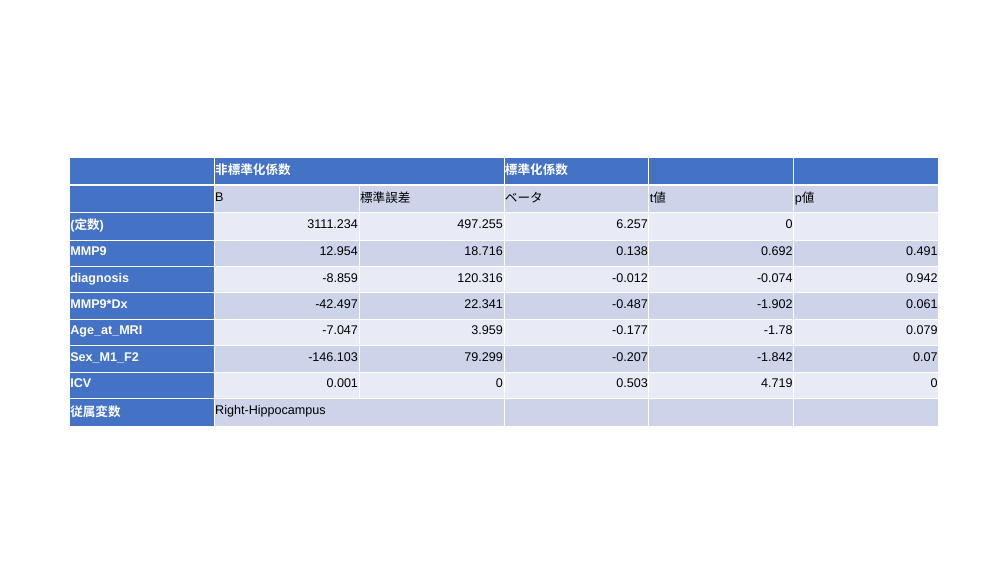
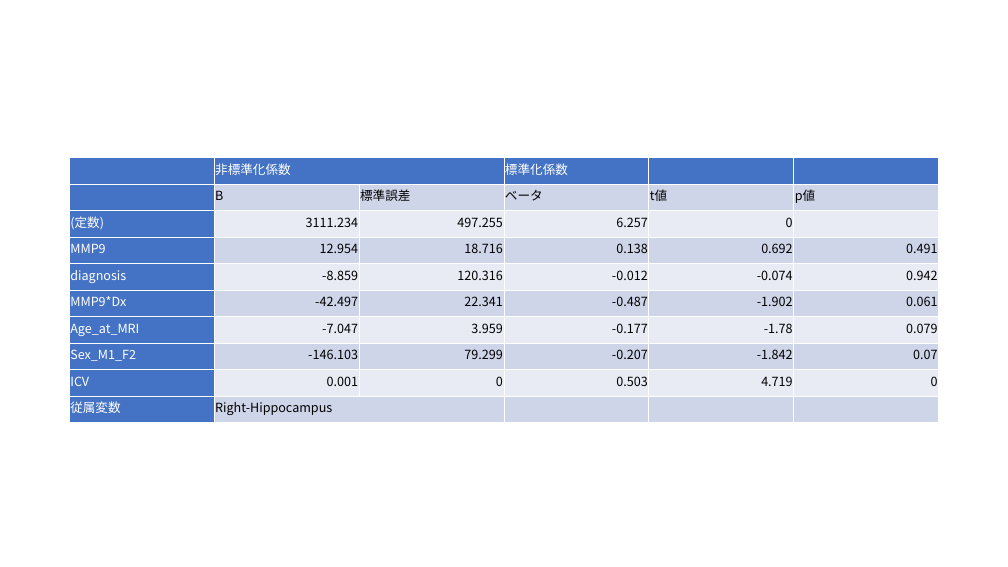
Before and after one commit to beseto/2022, a slide deck: slide 20 of documents/slides/D9.pptx. Drawn at 1008x567 pixels with LibreOffice and Linux fonts; fonts in the diff are those of the drawing. Boxes give left, top, right and bottom in pixels: in the first picture for what was removed or moved away, otherwise in the second. Text is boxed around its words. In the diff, an @@ line names an element or a change of style, - is before the commit and + after.

```diff
--- a/documents/slides/D9.pptx
+++ b/documents/slides/D9.pptx
@@ table at (x1=70, y1=157, x2=941, y2=423) @@
@@ fill #CDD4EA to #CFD5EA in 24 cells @@
@@ fill #E8EBF5 to #E9EBF5 in 20 cells @@
@@ font Arial to Noto Sans CJK JP @@
@@ bold off in "非標準化係数", "標準化係数", "(定数)", "MMP9" and 6 more places @@
```
Also in this commit, not shown: 10 other slides changed, 1 other file.
